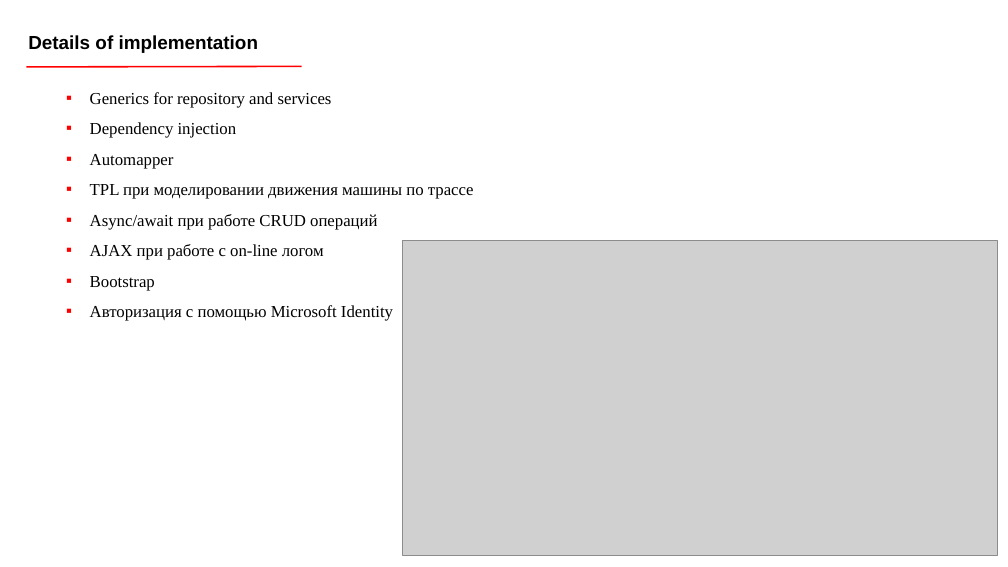
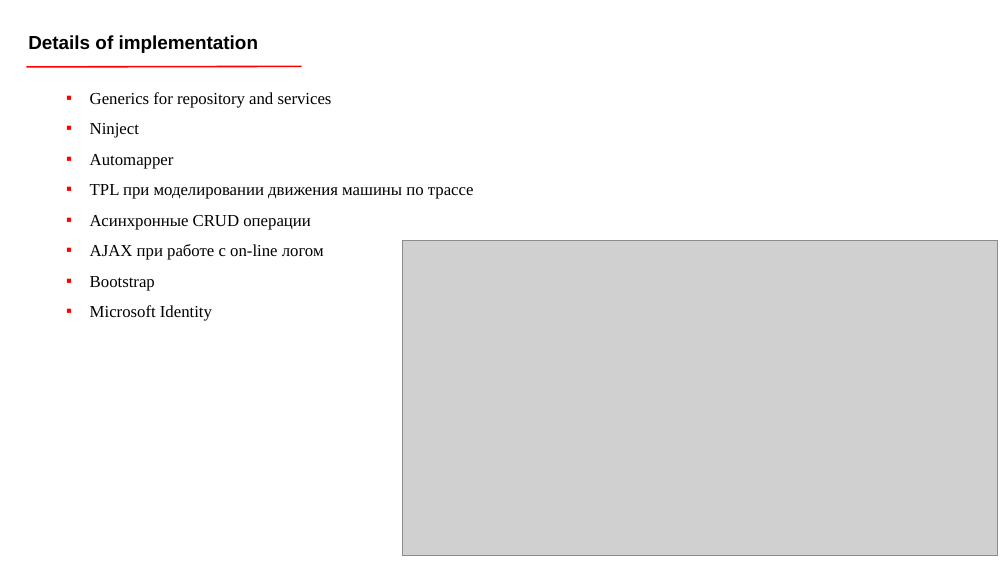
Before and after one commit to polyteh/Racing-game, a slide deck: slide 4 of Final_project_spec.pptx. Drawn at 1008x567 pixels with LibreOffice and Linux fonts; fonts in the diff are those of the drawing; grey boxes stand for pictures. Boxes give left, top, right and bottom in pixels: in the first picture for what was removed or moved away, otherwise in the second. Text is boxed around its words. In the diff, an @@ line names an element or a change of style, - is before the commit and + after.

```diff
--- a/Final_project_spec.pptx
+++ b/Final_project_spec.pptx
@@ text at (90, 123, 139, 138): text changed @@
-  ▪ Dependency injection
+  ▪ Ninject
@@ text at (90, 215, 310, 230): text changed @@
-  ▪ Async/await при работе CRUD операций
+  ▪ Асинхронные CRUD операции
@@ text at (90, 305, 212, 321): text changed @@
-  ▪ Авторизация с помощью Microsoft Identity
+  ▪ Microsoft Identity
```
Also in this commit, not shown: 14 other files.
